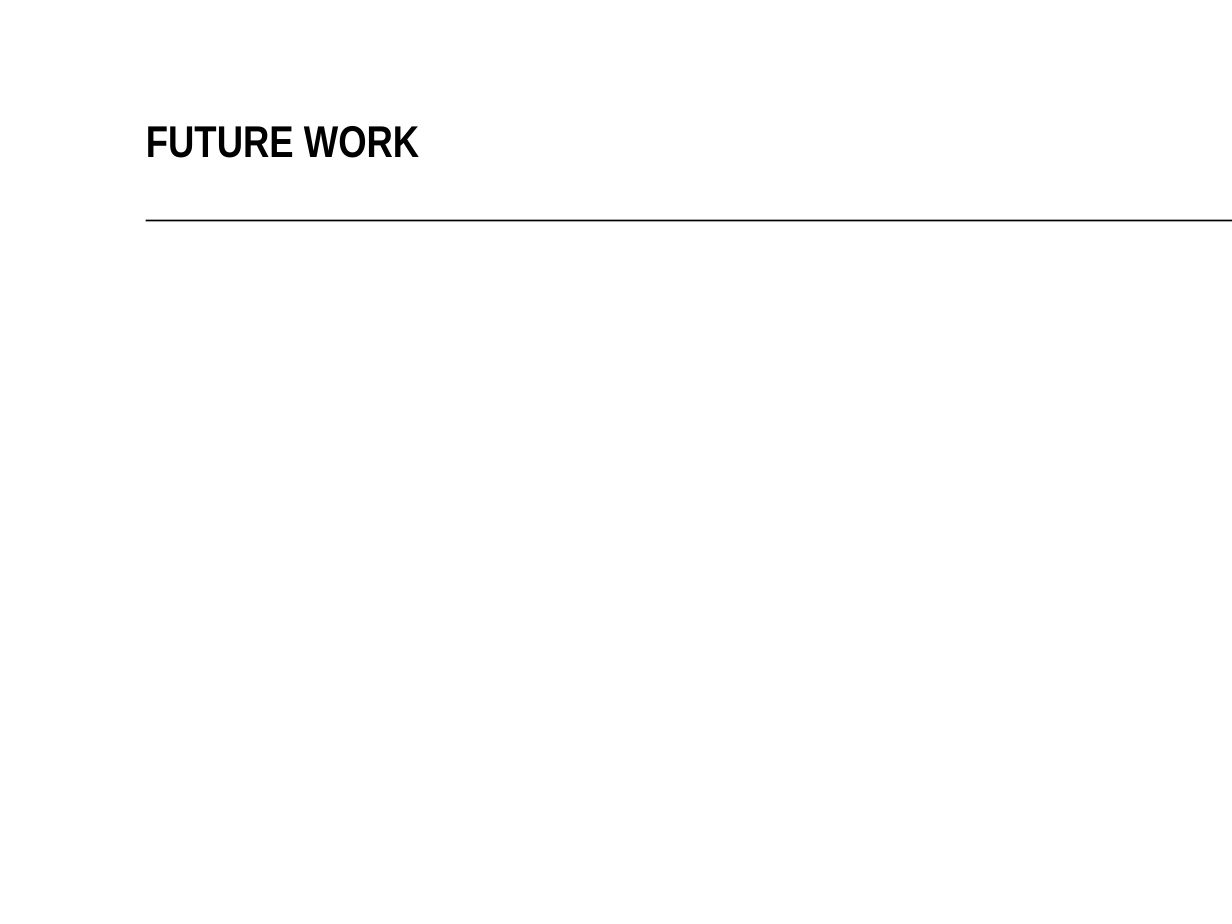
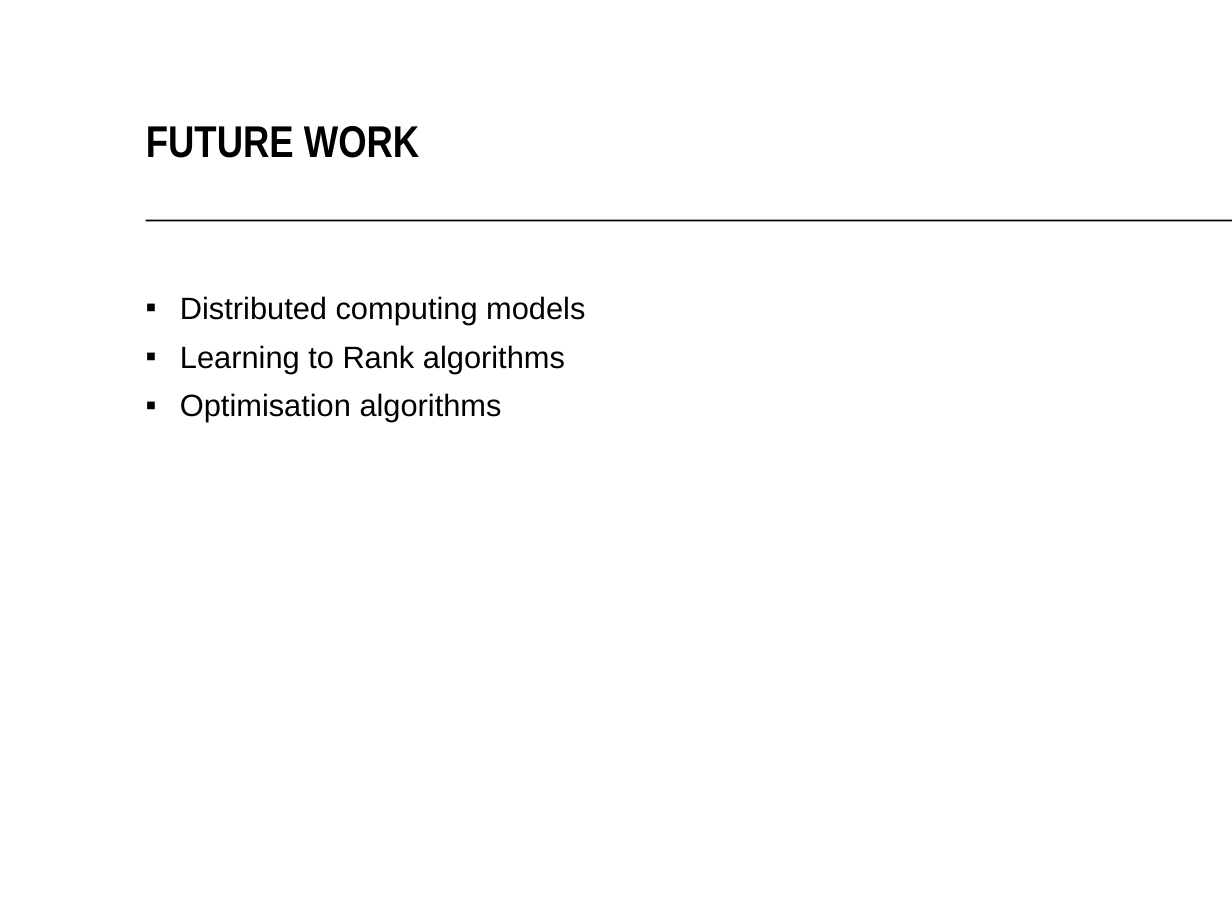
Before and after one commit to TaXxER/Afstuderen, a slide deck: slide 26 of presentation/Scaling Learning to Rank to Big data.pptx. Drawn at 1232x924 pixels with LibreOffice and Linux fonts; fonts in the diff are those of the drawing; background and template pictures are left out. Boxes give left, top, right and bottom in pixels: in the first picture for what was removed or moved away, otherwise in the second. Text is boxed around its words. In the diff, an @@ line names an element or a change of style, - is before the commit and + after.

```diff
--- a/presentation/Scaling Learning to Rank to Big data.pptx
+++ b/presentation/Scaling Learning to Rank to Big data.pptx
@@ text added at (180, 296, 585, 422), 18 pt, text #000000 @@
+▪ Distributed computing models
+▪ Learning to Rank algorithms
+▪ Optimisation algorithms
```
Also in this commit, not shown: 1 other slide changed, 1 other file.
